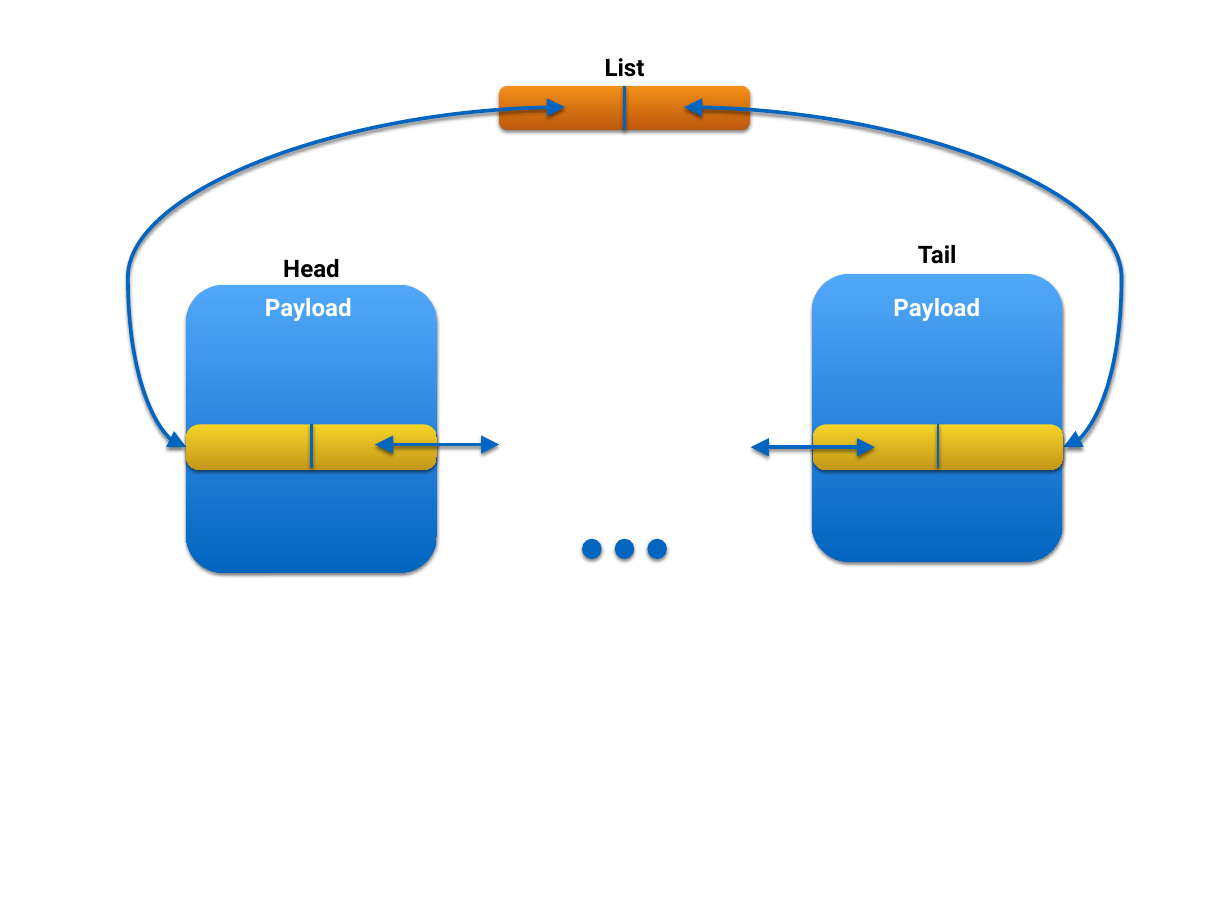
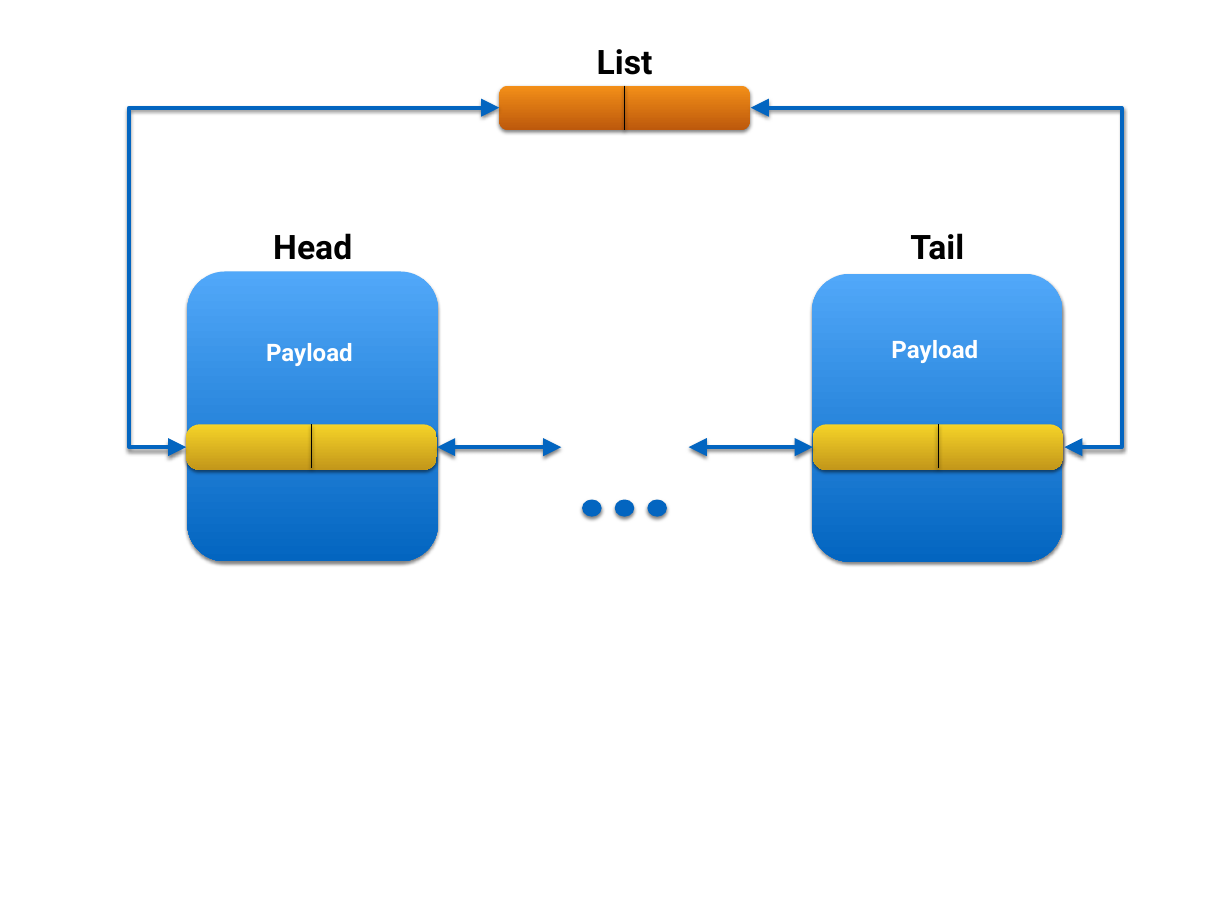
Before and after one commit to micro-os-plus/utils-lists-xpack, a slide deck: slide 2 of website/assets/pptx/lists.pptx. Drawn at 1232x924 pixels with LibreOffice and Linux fonts; fonts in the diff are those of the drawing. Boxes give left, top, right and bottom in pixels: in the first picture for what was removed or moved away, otherwise in the second. Text is boxed around its words. In the diff, an @@ line names an element or a change of style, - is before the commit and + after.

```diff
--- a/website/assets/pptx/lists.pptx
+++ b/website/assets/pptx/lists.pptx
@@ text "List": place and size @@
-text "List" at (605,58,645,77)
+text "List" at (597,49,653,75)
@@ line (625, 86) - (625, 130): stroke #0365C0 2 pt to #000000 1 pt @@
@@ curved double arrow removed from (565, 107) to (186, 447) @@
@@ elbow double arrow added from (499, 107) to (186, 447), #0365C0 3 pt @@
@@ curved double arrow removed from (1064, 447) to (684, 107) @@
@@ elbow double arrow added from (751, 107) to (1065, 447), #0365C0 3 pt @@
@@ size 20 to 28 pt, letter outline none to #D9D9D9 0.25 pt in 3 elements at (597,49,653,75), (910,233,964,260), (273,233,352,260) @@
@@ text "Head": place and size @@
-text "Head" at (283,259,340,278)
+text "Head" at (273,233,352,260)
@@ text "Tail": place and size @@
-text "Tail" at (918,245,957,264)
+text "Tail" at (910,233,964,260)
@@ rounded rectangle: place and size @@
-rounded rectangle at (186,285,437,573)
+rounded rectangle at (187,271,438,561)
@@ text "Payload": place and size @@
-text "Payload" at (265,298,352,321)
+text "Payload" at (266,343,353,366)
@@ text "Payload": place and size @@
-text "Payload" at (893,298,980,321)
+text "Payload" at (891,340,978,363)
@@ line (312, 425) - (312, 468): stroke #0365C0 2 pt to #000000 1 pt @@
@@ double arrow moved from (375, 444) - (499, 444) to (438, 447) - (561, 447) @@
@@ double arrow moved from (751, 447) - (875, 447) to (689, 447) - (813, 447) @@
@@ line (938, 425) - (938, 468): stroke #0365C0 2 pt to #000000 1 pt @@
@@ ellipse: place and size @@
-ellipse at (583,540,600,558)
+ellipse at (583,501,600,515)
@@ ellipse: place and size @@
-ellipse at (616,540,633,558)
+ellipse at (616,501,633,515)
@@ ellipse: place and size @@
-ellipse at (649,540,666,558)
+ellipse at (649,501,666,515)
```
Also in this commit, not shown: 1 other slide changed, 2 other files.
